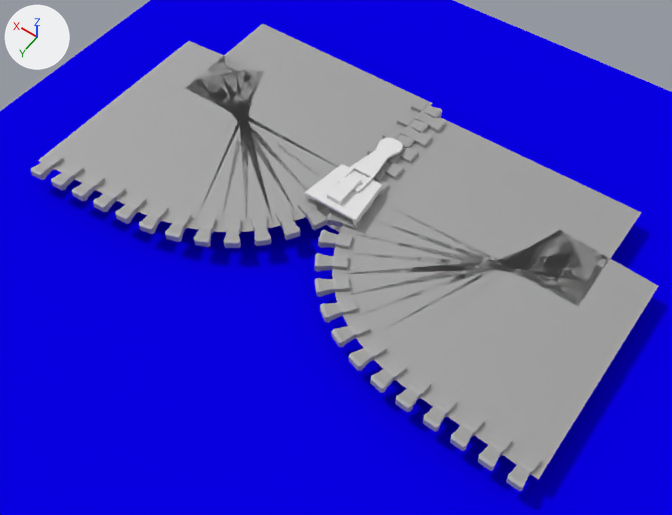
Two versions of the Blender file data/epack.blend, one commit apart.
Camera for both pictures: a 50 mm lens placed at (-41.8, 56.6, 84.3), pointed at (-2.4, 1.3, -2.5). The axes (+X, +Y, +Z) are drawn at upper left. The lights are the same throughout.

Script lines for the objects in view, before the commit:
```python
ob_cube = bpy.data.objects.new('Cube', me_cube_003)
ob_cube.location = (0.7, 3.1, 0.0)
ob_cube.rotation_euler = (0.0, 0.0, -3.142)  # degrees (0, 0, -180)
ob_cube_001 = bpy.data.objects.new('Cube.001', me_cube_003)
ob_cube_001.location = (-0.2, 4.8, 0.0)
ob_cube_001.rotation_euler = (0.0, 3.142, -3.142)  # degrees (0, 180, -180)
ob_plane = bpy.data.objects.new('Plane', me_plane)
ob_plane.location = (0.0, 0.0, -3.0)
ob_plane.scale = (49.5, 49.5, 49.5)
ob_zipper = bpy.data.objects.new('Zipper', me_cube_004)
ob_zipper.parent = ob_empty
ob_zipper.location = (0.678, -24.31, -0.143)
ob_zipper.rotation_euler = (0.0, 0.0, -6.283)  # degrees (0, 0, -360)
ob_zipper.scale = (3.34, 3.34, 1.77)
```
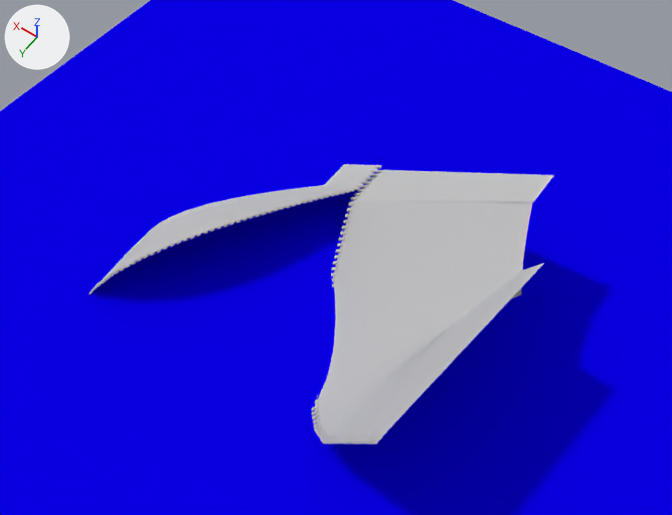
The change, as a list of edits to the scene's bpy script:
```text
Change mat_material_001:
    remove n0 = _N.new('ShaderNodeBsdfDiffuse'); n0.name = 'Diffuse BSDF'
    remove n0.inputs[0].default_value = (0.185, 0.185, 0.185, 1.0)  # 'Color', grey #777777
    remove n0.inputs[1].default_value = 0.35  # 'Roughness'
    where n1 = _N.new('ShaderNodeBsdfAnisotropic'); n1.name = 'Glossy BSDF'
    n1.inputs[0].default_value: (1.0, 1.0, 1.0, 1.0) -> (0.0859, 0.0859, 0.0859, 1.0)  # 'Color', white #ffffff -> 'Color', dark grey #535353
    add n0 = _N.new('ShaderNodeBsdfDiffuse'); n0.name = 'Diffuse BSDF'
    add n0.inputs[0].default_value = (1.0, 1.0, 1.0, 1.0)  # 'Color', white #ffffff
    add n0.inputs[1].default_value = 0.35  # 'Roughness'
Change me_cube_003:
    where me_cube_003.from_pydata(...)  # 28 vertices, 23 faces; spans x -29.0..1.5, y -1.7..1.7, z -0.6..0.6
    used by ob_cube_001; location = (-0.2, 4.8, 0.0); rotation_euler = (0.0, 3.142, -3.142), in degrees (0, 180, -180)
    me_cube_003 part 1
    me_cube_003.vertices[25].co: (-29.0, -1.7, 0.0) -> (-106.8, -1.7, 0.0)
    me_cube_003.vertices[27].co: (-29.0, 1.7, 0.0) -> (-106.8, 1.7, 0.0)
Change cu_beziercurve:
    where _sp = cu_beziercurve.splines.new('BEZIER'); _sp.bezier_points.add(2)
    remove _sp.bezier_points.foreach_set('co', [-23.06, -19.0, 0.0, 0.0, 0.0, 0.0, 0.0, 52.6, 0.0])
    remove _sp.bezier_points.foreach_set('handle_left', [-23.56, -19.0, 0.0, 0.0, -0.526, 0.0, 0.0, 52.07, 0.0])
    remove _sp.bezier_points.foreach_set('handle_right', [-0.311, -19.0, 0.0, 0.0, 0.615, 0.0, 0.0, 53.21, 0.0])
    add _sp.bezier_points.foreach_set('co', [-18.71, -29.05, -5.446, 0.0, 0.0, 0.0, 0.0, 52.6, 0.0])
    add _sp.bezier_points.foreach_set('handle_left', [-28.19, -29.99, -24.02, 0.0, -0.526, 0.0, 0.0, 52.07, 0.0])
    add _sp.bezier_points.foreach_set('handle_right', [-9.8, -28.16, 12.04, 0.0, 0.615, 0.0, 0.0, 53.21, 0.0])
Change ob_cube_001:
    ob_cube_001.location: (-0.2, 4.8, 0.0) -> (0.2, 4.1, 0.0)
    ob_cube_001.scale: (1.0, 1.0, 1.0) -> (0.232, 0.232, 0.232)
    where _m = ob_cube_001.modifiers.new('Array', 'ARRAY')
    _m.count: 19 -> 72
Change ob_cube:
    ob_cube.location: (0.7, 3.1, 0.0) -> (0.4, 3.7, 0.0)
    ob_cube.scale: (1.0, 1.0, 1.0) -> (0.232, 0.232, 0.232)
    where _m = ob_cube.modifiers.new('Array', 'ARRAY')
    _m.count: 19 -> 72
Change ob_zipper:
    add ob_zipper.hide_set(True)  # its collection is switched off
```

Pixel boxes [x1, y1, x2, y2] of what changed, in the pictures (672 x 515 px; the box of a moved part takes in the faces that stretch with it):
'Cube.001', recoloured, reshaped, moved, rescaled, modifiers changed (29% narrower, 28% shorter)
    before: [314, 111, 658, 492]
    after: [311, 170, 554, 444]
'Cube', recoloured, reshaped, moved, rescaled, modifiers changed
    before: [30, 23, 442, 248]
    after: [89, 164, 382, 295]
'Zipper', hidden
    before: [304, 137, 403, 232]
part 1 of me_cube_003, moved or reshaped
    before: [38, 23, 658, 479]
    after: [103, 164, 554, 439]
